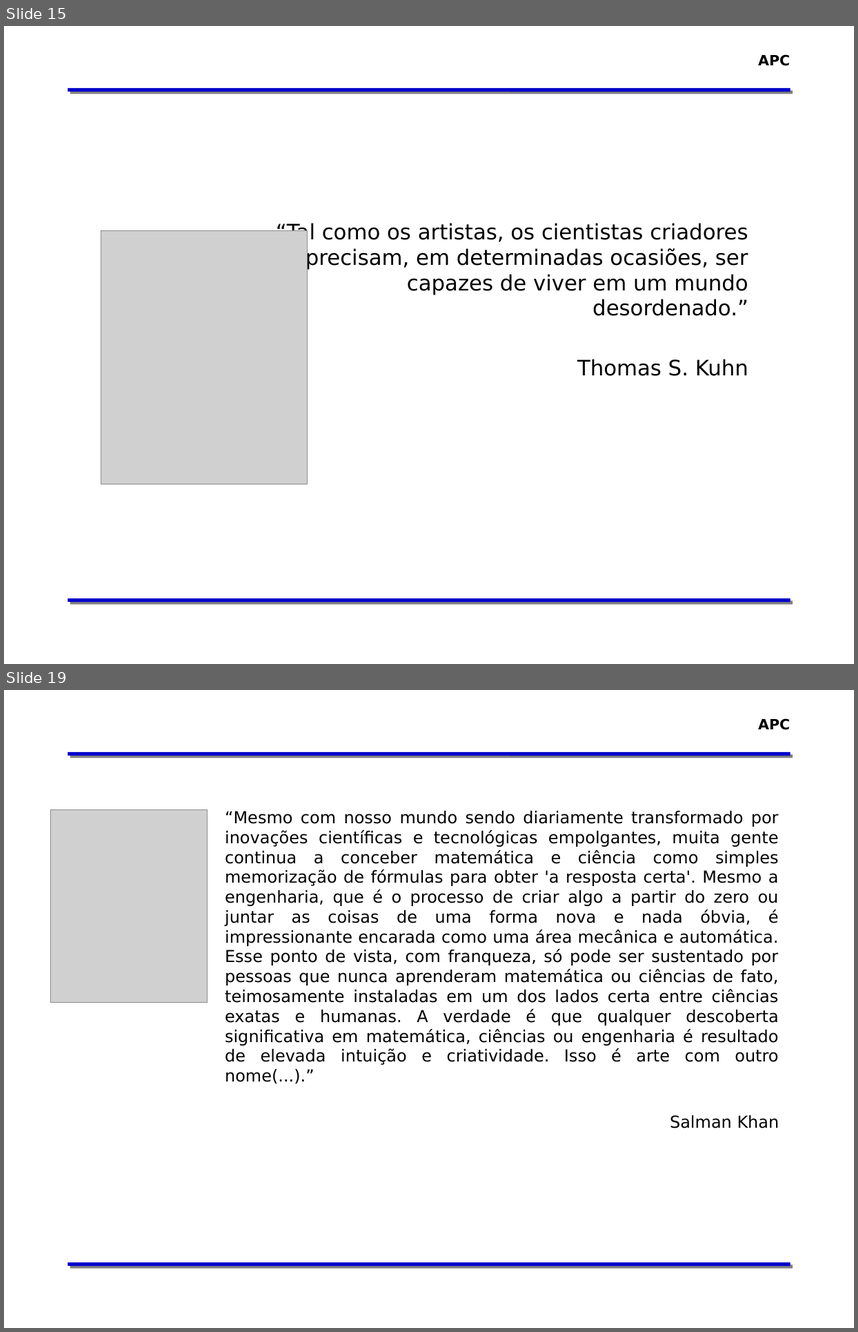
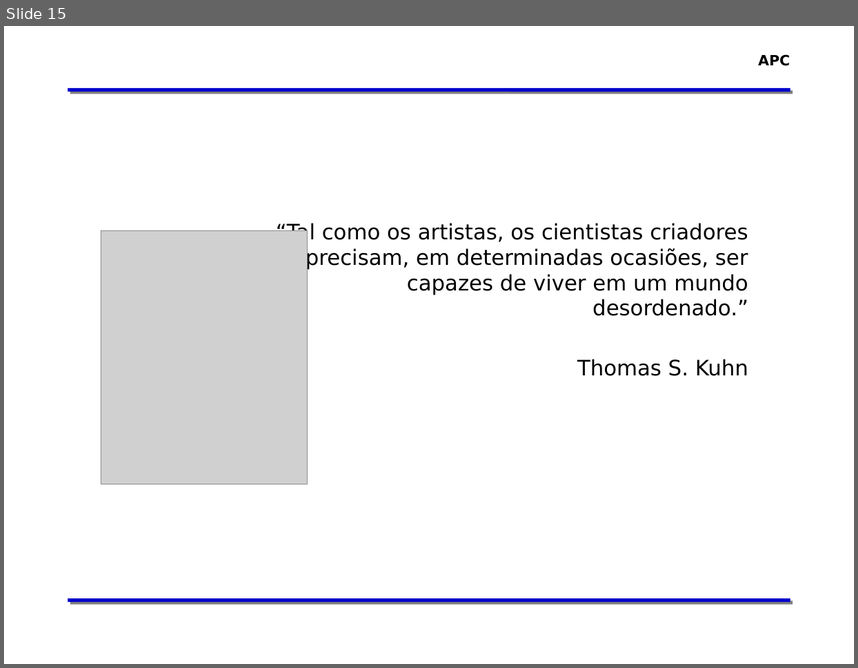
Before and after one commit to zaghetto/Algoritmos, a slide deck: MÓDULOS DE AULA/Módulo 00 - Apresentação da Disciplina_GERAL.pptx. Shown one above the other, each under a label of ours: slides 15 and 19 before the commit, slide 15 after it; the slides between them are not shown. The pictures are 858x1332 and 858x668 pixels, drawn with LibreOffice and Linux fonts; fonts in the diff are those of the drawing; grey boxes stand for pictures; background and template pictures are left out. Boxes give left, top, right and bottom in pixels: in the first picture for what was removed or moved away, otherwise in the second. Text is boxed around its words. In the diff, an @@ line names an element or a change of style, - is before the commit and + after.

```diff
--- a/MÓDULOS DE AULA/Módulo 00 - Apresentação da Disciplina_GERAL.pptx
+++ b/MÓDULOS DE AULA/Módulo 00 - Apresentação da Disciplina_GERAL.pptx
@@ slide 19 removed at bbox=[4, 690, 854, 1328], background #FFFFFF; not listed: 3 template elements that a slide beside it also shows @@
@@ picture removed at bbox=[51, 810, 208, 1003] @@
@@ text removed at bbox=[225, 810, 780, 1128] @@
-“Mesmo com nosso mundo sendo diariamente transformado por inovações científicas e tecnológicas empolgantes, muita gente continua a conceber matemática e ciência como simples memorização de fórmulas para obter 'a resposta certa'. Mesmo a engenharia, que é o processo de criar algo a partir do zero ou juntar as coisas de uma forma nova e nada óbvia, é impressionante encarada como uma área mecânica e automática. Esse ponto de vista, com franqueza, só pode ser sustentado por pessoas que nunca aprenderam matemática ou ciências de fato, teimosamente instaladas em um dos lados certa entre ciências exatas e humanas. A verdade é que qualquer descoberta significativa em matemática, ciências ou engenharia é resultado de elevada intuição e criatividade. Isso é arte com outro nome(...).”
-Salman Khan
```
Also in this commit, not shown: 13 slides changed, 3 other slides removed.
